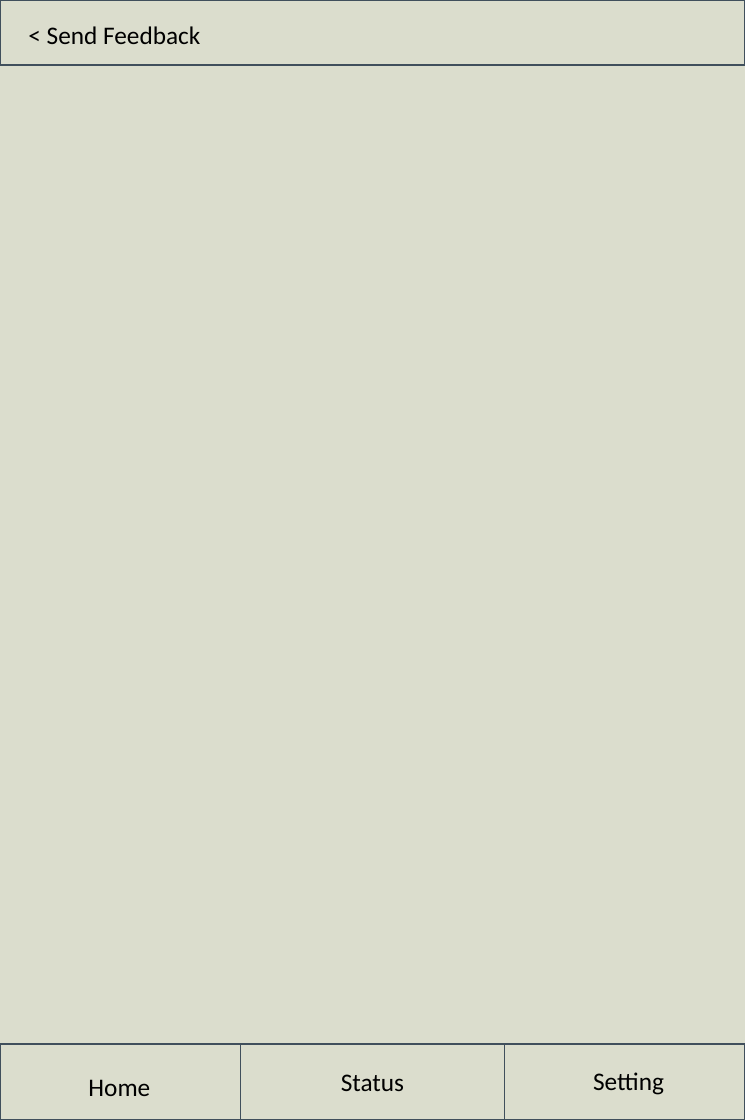
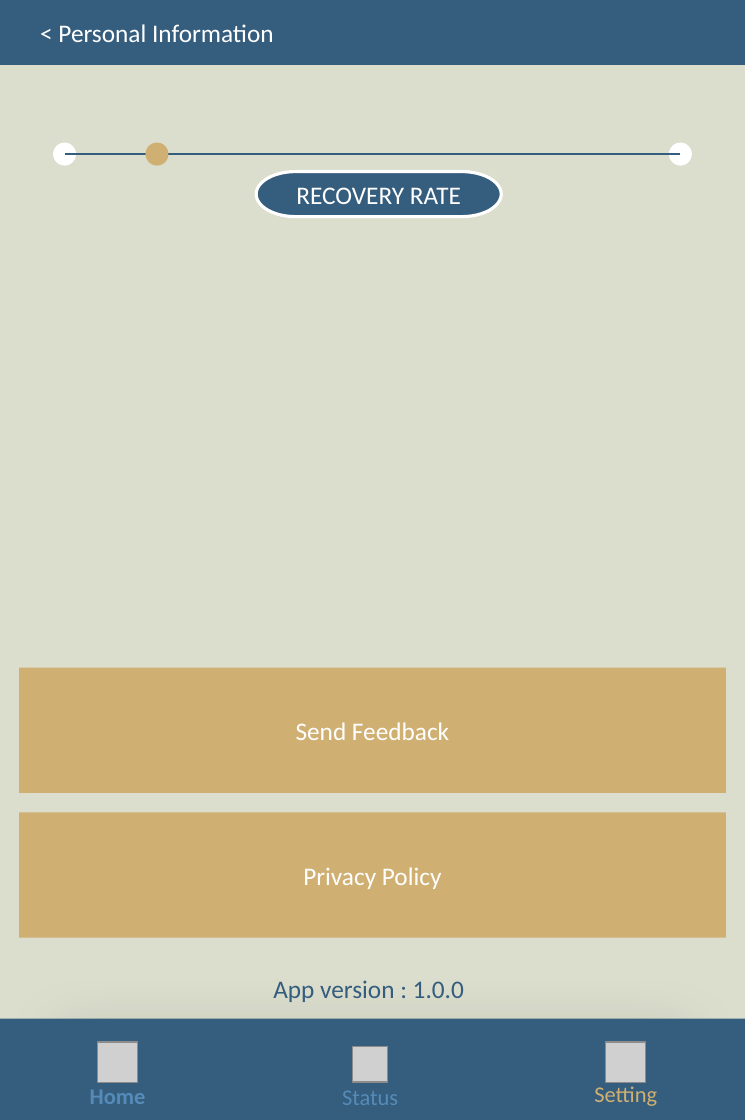
Before and after one commit to JeeIn-Park/Training-Tracker-Workout-Monitoring, a slide deck: slide 8 of doc/plan/version 2 - design [Auto-saved].pptx. Drawn at 745x1120 pixels with LibreOffice and Linux fonts; fonts in the diff are those of the drawing; grey boxes stand for pictures. Boxes give left, top, right and bottom in pixels: in the first picture for what was removed or moved away, otherwise in the second. Text is boxed around its words. In the diff, an @@ line names an element or a change of style, - is before the commit and + after.

```diff
--- a/doc/plan/version 2 - design [Auto-saved].pptx
+++ b/doc/plan/version 2 - design [Auto-saved].pptx
@@ rectangle at [0, 0, 745, 65]: fill none to #355D7E; outline #41505C 1 pt to none @@
@@ text added at [58, 24, 274, 42], 18 pt, text #FFFFFF @@
+< Personal Information
@@ ellipse added at [53, 143, 76, 166], fill #FFFFFF @@
@@ ellipse added at [146, 143, 169, 166], fill #D0AF72 @@
@@ ellipse added at [669, 143, 692, 166], fill #FFFFFF @@
@@ line added from (65, 154) to (680, 154), #355D7E 1.5 pt @@
@@ pill shape added at [256, 171, 501, 217], fill #355D7E, outline #FFFFFF 2.25 pt, 18 pt, text #FFFFFF @@
+RECOVERY RATE
@@ rectangle "Send Feedback": place and size @@
-rectangle "Send Feedback" at [47, 26, 200, 44]
+rectangle "Send Feedback" at [19, 667, 727, 793]
@@ rectangle "Send Feedback" at [19, 667, 727, 793]: vertical alignment top to middle; fill none to #D0AF72 @@
@@ text in rectangle at [296, 722, 449, 740]: text changed; text colour #000000 to #FFFFFF @@
-< Send Feedback
+Send Feedback
@@ rectangle added at [19, 812, 727, 937], fill #D0AF72, 18 pt, text #FFFFFF @@
+Privacy Policy
@@ text added at [273, 980, 464, 1002], 18 pt, text #355D7E @@
+App version : 1.0.0
@@ rectangle: place and size @@
-rectangle at [241, 1044, 505, 1120]
+rectangle at [0, 1018, 745, 1120]
@@ rectangle at [0, 1018, 745, 1120]: fill none to #355D7E; outline #41505C 1 pt to none; shadow on @@
@@ rectangle removed at [0, 1044, 241, 1120] @@
@@ picture added at [98, 1042, 139, 1082] @@
@@ picture added at [352, 1046, 388, 1081] @@
@@ rectangle removed at [505, 1044, 745, 1120] @@
@@ picture added at [606, 1042, 647, 1082] @@
@@ text "Home": place and size @@
-text "Home" at [88, 1079, 150, 1096]
+text "Home" at [90, 1090, 146, 1104]
@@ text "Home" at [90, 1090, 146, 1104]: size 18 to 16 pt, text colour #000000 to #558BB8, bold on @@
@@ text "Status": place and size @@
-text "Status" at [341, 1074, 404, 1091]
+text "Status" at [342, 1091, 398, 1105]
@@ text "Status" at [342, 1091, 398, 1105]: size 18 to 16 pt, text colour #000000 to #558BB8 @@
@@ text "Setting": place and size @@
-text "Setting" at [593, 1072, 664, 1095]
+text "Setting" at [594, 1086, 657, 1106]
@@ text "Setting" at [594, 1086, 657, 1106]: size 18 to 16 pt, text colour #000000 to #D0AF72 @@
```
Also in this commit, not shown: 5 other slides changed, 4 slides added, 3 slides removed, 2 other files.
